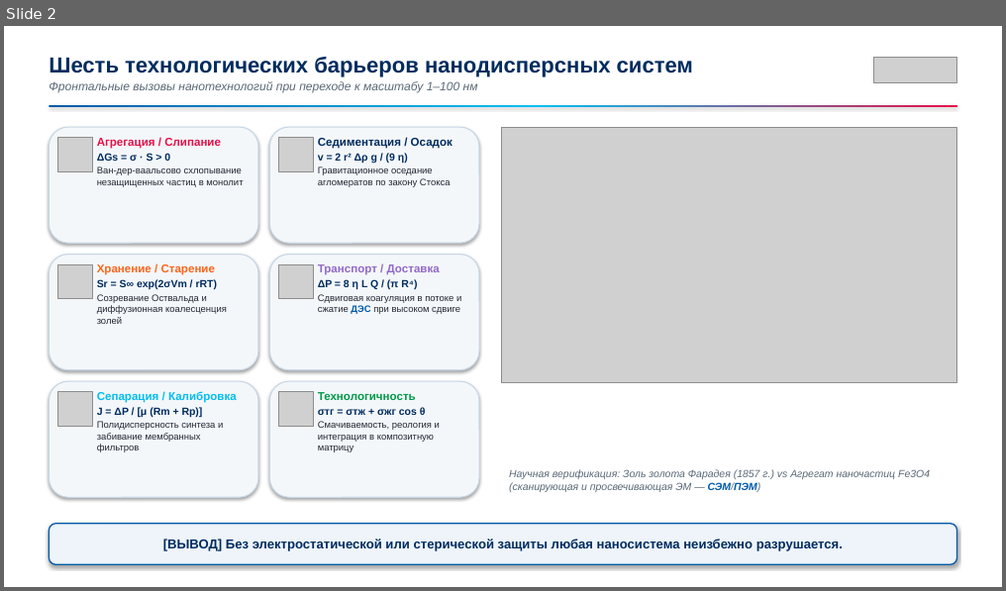
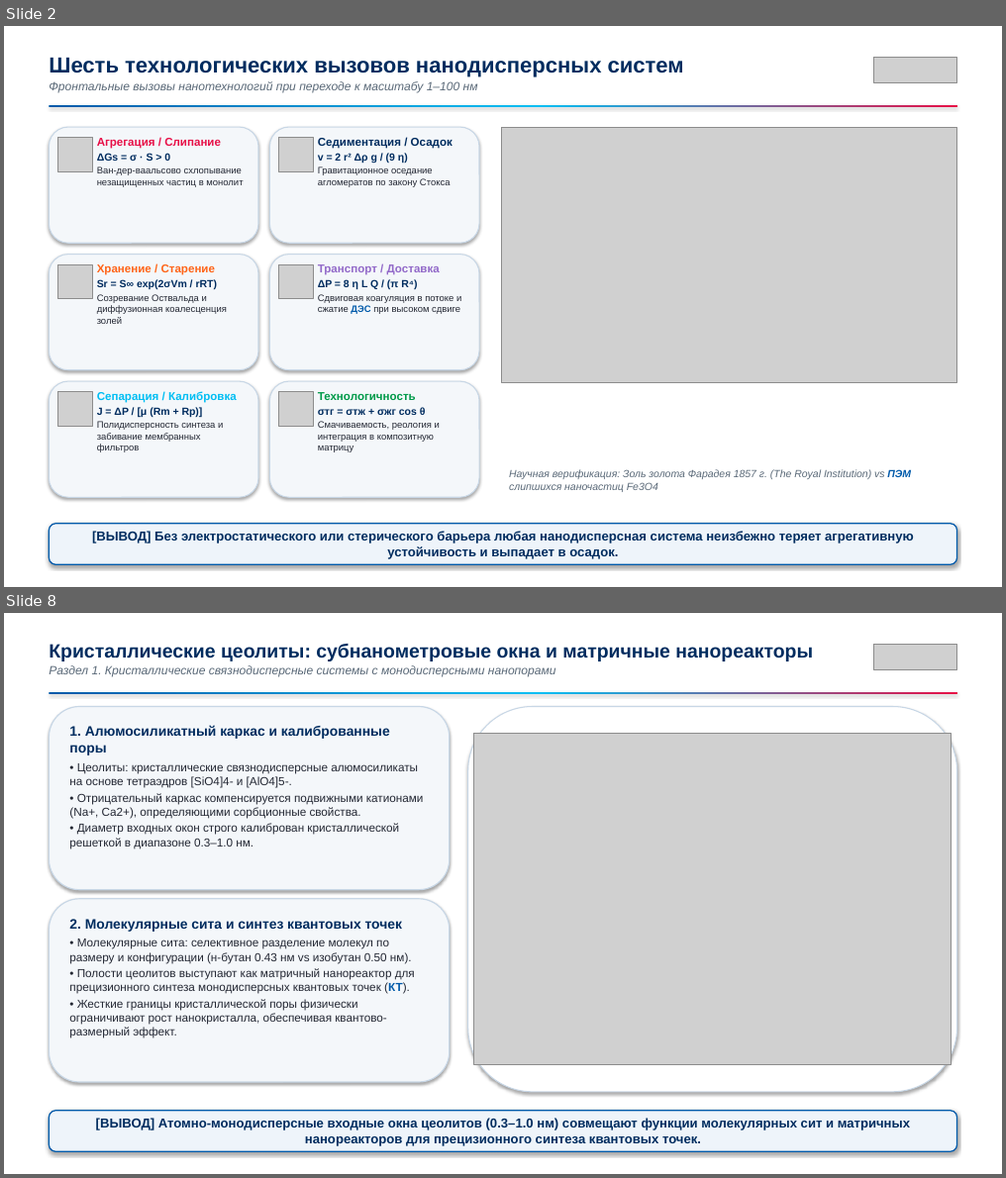
Before and after one commit to brattri3/nanophysics-course, a slide deck: course_materials/semester_4/lectures/lecture_03_colloids.pptx. Shown one above the other, each under a label of ours: slide 2 before the commit, slides 2 and 8 after it; the slides between them are not shown. The pictures are 1006x591 and 1006x1178 pixels, drawn with LibreOffice and Linux fonts; fonts in the diff are those of the drawing; grey boxes stand for pictures. Boxes give left, top, right and bottom in pixels: in the first picture for what was removed or moved away, otherwise in the second. Text is boxed around its words. In the diff, an @@ line names an element or a change of style, - is before the commit and + after.

Commit message:
feat(lecture-03): add 26-slide PPTX deck, figures, and 1920x1080 slide previews

```diff
--- a/course_materials/semester_4/lectures/lecture_03_colloids.pptx
+++ b/course_materials/semester_4/lectures/lecture_03_colloids.pptx
@@ slide 8 added at (4,613,1002,1174), background #FFFFFF @@
@@ text added at (49,644,813,676), 11.5 pt, text #5A6978, italic @@
+Кристаллические цеолиты: субнанометровые окна и матричные нанореакторы
+Раздел 1. Кристаллические связнодисперсные системы с монодисперсными нанопорами
@@ picture added at (874,645,957,669) @@
@@ rectangle added at (49,692,957,694), fill gradient #005AAA to #00BEF3 to #E70F47 @@
@@ rounded rectangle added at (49,707,450,890), fill #F4F7FA, outline #C8D7E6 1.1 pt, 11.2 pt, text #242834 @@
+1. Алюмосиликатный каркас и калиброванные поры
+• Цеолиты: кристаллические связнодисперсные алюмосиликаты на основе тетраэдров [SiO4]4- и [AlO4]5-.
+• Отрицательный каркас компенсируется подвижными катионами (Na+, Ca2+), определяющими сорбционные свойства.
+• Диаметр входных окон строго калиброван кристаллической решеткой в диапазоне 0.3–1.0 нм.
@@ rounded rectangle added at (468,707,957,1092), fill #FFFFFF, outline #C8D7E6 1 pt @@
@@ picture added at (474,734,951,1065) @@
@@ rounded rectangle added at (49,899,450,1082), fill #F4F7FA, outline #C8D7E6 1.1 pt, 11.2 pt, text #242834 @@
+2. Молекулярные сита и синтез квантовых точек
+• Молекулярные сита: селективное разделение молекул по размеру и конфигурации (н-бутан 0.43 нм vs изобутан 0.50 нм).
+• Полости цеолитов выступают как матричный нанореактор для прецизионного синтеза монодисперсных квантовых точек (КТ).
+• Жесткие границы кристаллической поры физически ограничивают рост нанокристалла, обеспечивая квантово-размерный эффект.
@@ rounded rectangle added at (49,1111,957,1152), fill #EEF4FA, outline #005AAA 1.2 pt, 12.5 pt, text #002C5F, bold @@
+[ВЫВОД] Атомно-монодисперсные входные окна цеолитов (0.3–1.0 нм) совмещают функции молекулярных сит и матричных нанореакторов для прецизионного синтеза квантовых точек.
@@ slide 2 changed as well @@
@@ text at (49,57,684,77): text changed @@
-Шесть технологических барьеров нанодисперсных систем
+Шесть технологических вызовов нанодисперсных систем
@@ text at (509,470,911,492): text changed @@
-Научная верификация: Золь золота Фарадея (1857 г.) vs Агрегат наночастиц Fe3O4 (сканирующая и просвечивающая ЭМ — СЭМ/ПЭМ)
+Научная верификация: Золь золота Фарадея 1857 г. (The Royal Institution) vs ПЭМ слипшихся наночастиц Fe3O4
@@ text in rounded rectangle at (92,531,914,560): text changed @@
-[ВЫВОД] Без электростатической или стерической защиты любая наносистема неизбежно разрушается.
+[ВЫВОД] Без электростатического или стерического барьера любая нанодисперсная система неизбежно теряет агрегативную устойчивость и выпадает в осадок.
```
Also in this commit, not shown: 6 other slides changed, 18 other slides added, 10 slides removed, 33 other files.
